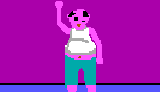
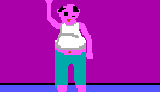
Layers edited between the first and the second 160x92 image:
painted on "108.png copy" over bbox(45, 0, 103, 92)
